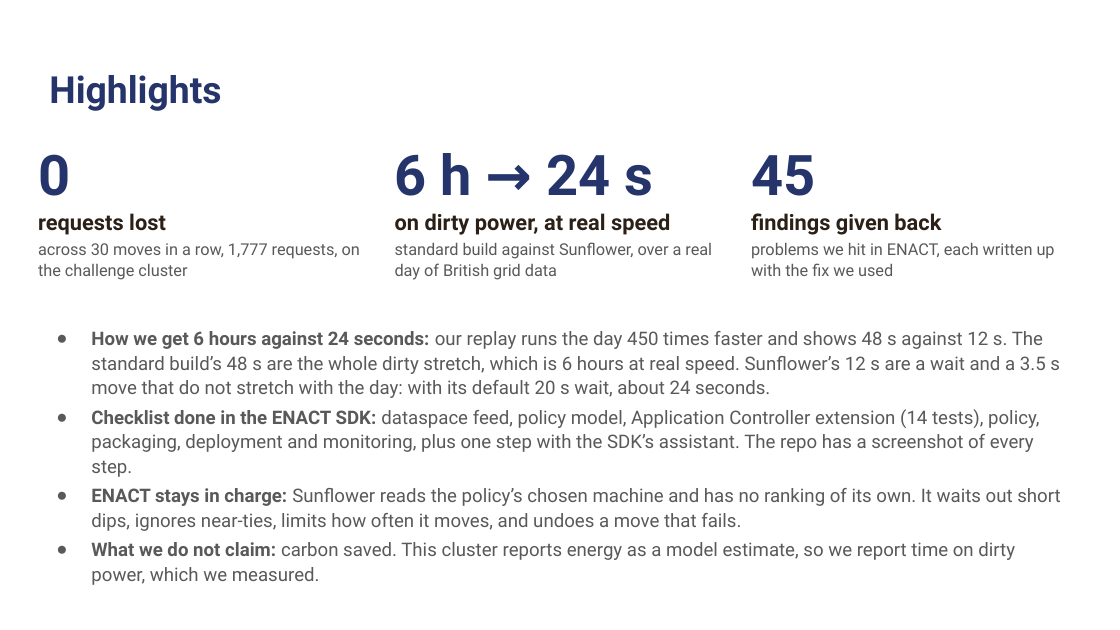
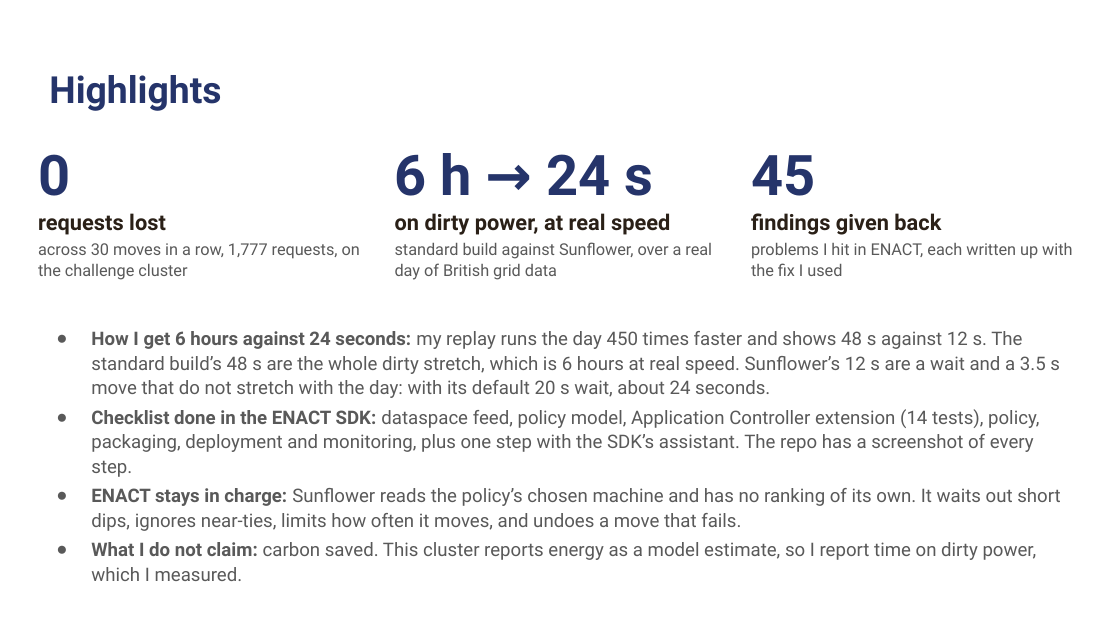
Before and after one commit to kinnuworks/sunflower-enact, a slide deck: slide 4 of docs/slides/Sunflower-VelesHack.pptx. Drawn at 1120x630 pixels with LibreOffice and Linux fonts; fonts in the diff are those of the drawing; background and template pictures are left out. Boxes give left, top, right and bottom in pixels: in the first picture for what was removed or moved away, otherwise in the second. Text is boxed around its words. In the diff, an @@ line names an element or a change of style, - is before the commit and + after.

Commit message:
Write the README, pitch, questions, report and slides in the first person singular

```diff
--- a/docs/slides/Sunflower-VelesHack.pptx
+++ b/docs/slides/Sunflower-VelesHack.pptx
@@ text at (751, 243, 1072, 276): text changed @@
-problems we hit in ENACT, each written up with the fix we used
+problems I hit in ENACT, each written up with the fix I used
@@ text at (91, 331, 1060, 398): text changed @@
-● How we get 6 hours against 24 seconds: our replay runs the day 450 times faster and shows 48 s against 12 s. The standard build’s 48 s are the whole dirty stretch, which is 6 hours at real speed. Sunflower’s 12 s are a wait and a 3.5 s move that do not stretch with the day: with its default 20 s wait, about 24 seconds.
+● How I get 6 hours against 24 seconds: my replay runs the day 450 times faster and shows 48 s against 12 s. The standard build’s 48 s are the whole dirty stretch, which is 6 hours at real speed. Sunflower’s 12 s are a wait and a 3.5 s move that do not stretch with the day: with its default 20 s wait, about 24 seconds.
@@ text at (91, 542, 1037, 560): text changed @@
-● What we do not claim: carbon saved. This cluster reports energy as a model estimate, so we report time on dirty power, which we measured.
+● What I do not claim: carbon saved. This cluster reports energy as a model estimate, so I report time on dirty power, which I measured.
```
Also in this commit, not shown: 2 other slides changed, 11 other files.
